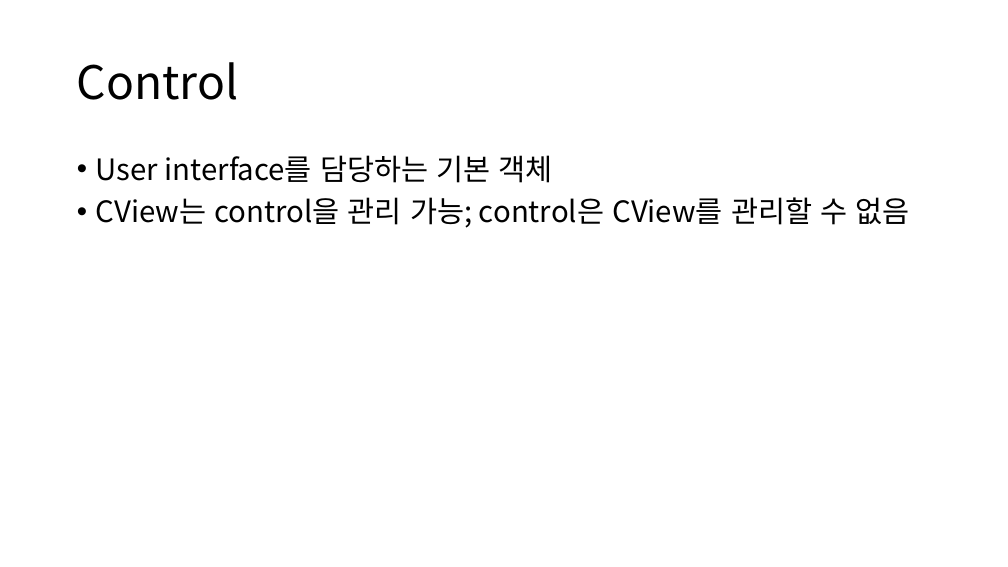
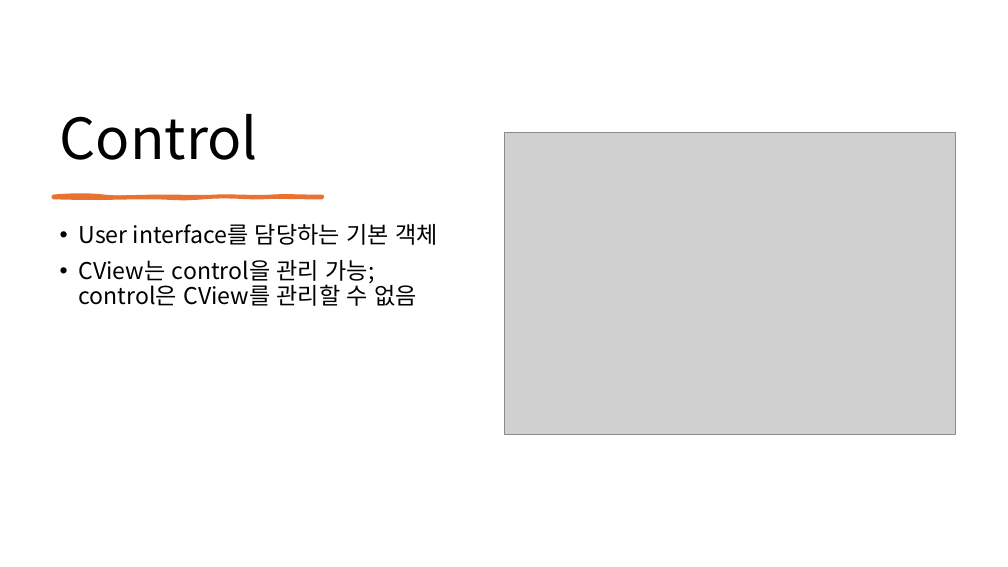
Before and after one commit to mokwongame/MFC_2025_2, a slide deck: slide 3 of MFC 문법.pptx. Drawn at 1008x567 pixels with LibreOffice and Linux fonts; fonts in the diff are those of the drawing; grey boxes stand for pictures. Boxes give left, top, right and bottom in pixels: in the first picture for what was removed or moved away, otherwise in the second. Text is boxed around its words. In the diff, an @@ line names an element or a change of style, - is before the commit and + after.

```diff
--- a/MFC 문법.pptx
+++ b/MFC 문법.pptx
@@ title "Control": place and size @@
-title "Control" at [77,62,239,100]
+title "Control" at [60,114,258,160]
@@ title "Control" at [60,114,258,160]: size 44 to 54 pt; vertical alignment middle to bottom @@
@@ picture added at [504,133,956,435] @@
@@ freeform shape added at [53,197,322,198], fill #E97132, outline #E97132 3 pt @@
@@ text "User interface를 담당하는 기본 객체": place and size @@
-text "User interface를 담당하는 기본 객체" at [96,155,910,228]
+text "User interface를 담당하는 기본 객체" at [79,224,437,306]
@@ text "User interface를 담당하는 기본 객체" at [79,224,437,306]: size 28 to 22 pt @@
```
Also in this commit, not shown: 1 slide added, 1 other file.
